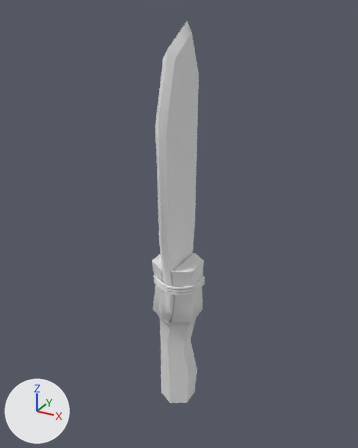
A saved change to the FBX model Content/Weapons/StoneSword/Meshes/SM_StoneSword_001.fbx.
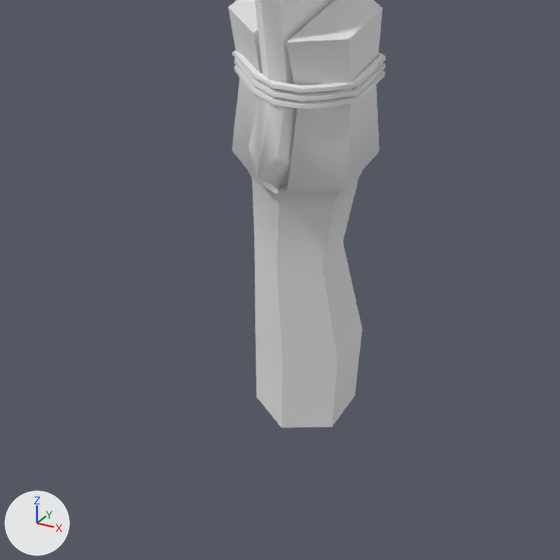
Each version appears first whole from a 50 mm lens placed at (0.273, -0.494, 0.514), pointed at (-0.006, 0.014, 0.261), and next in a close-up on the part from 21% to 74% of the width and 58% to 100% of the height. Lighting does not change. The marker at lower left points along +X, +Y and +Z. Where no turn or scale is listed for an object, it has been applied to the vertices.

Names of what the first close-up shows: 'StoneSword'.
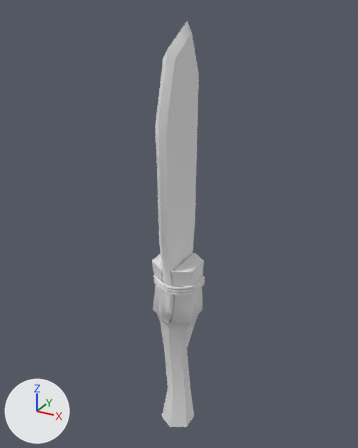
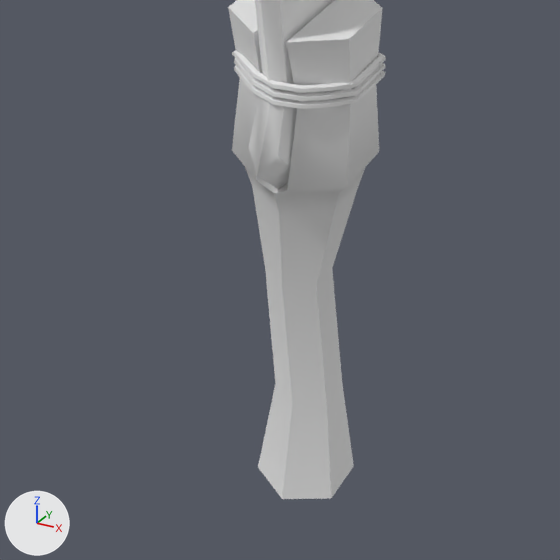
The newer file is also turned or shifted as a whole; pictures and numbers use the older file's frame.

Changed parts and their boxes (x1, y1, x2, y2) in the close-ups (560 x 560 px; the box of a moved part takes in the faces that stretch with it):
'StoneSword', reshaped
    before: (228, 0, 386, 428)
    after: (228, 0, 386, 499)
part 1 of me_circle, moved or reshaped
    before: (248, 170, 363, 428)
    after: (245, 167, 365, 499)

What changed in the scene script:
```text
Change me_circle:
    used by ob_stonesword; location = (0.0, 0.0, 0.0)
    remove me_circle.from_pydata(...)  # 415 vertices, 414 faces; spans x -0.033..0.032, y -0.042..0.043, z 0.0..0.5
    add me_circle.from_pydata(...)  # 415 vertices, 414 faces; spans x -0.033..0.032, y -0.042..0.043, z -0.046..0.5
    me_circle part 1: 25 of 415 vertices moved; they spanned x -0.022..0.023, y -0.025..0.028, z 0.0..0.128 and now span x -0.021..0.021, y -0.024..0.024, z -0.046..0.124; mean shift (0.0, 0.0, -0.025); largest move (0.0, -0.024, 0.0) -> (0.0, -0.024, -0.046)
```
